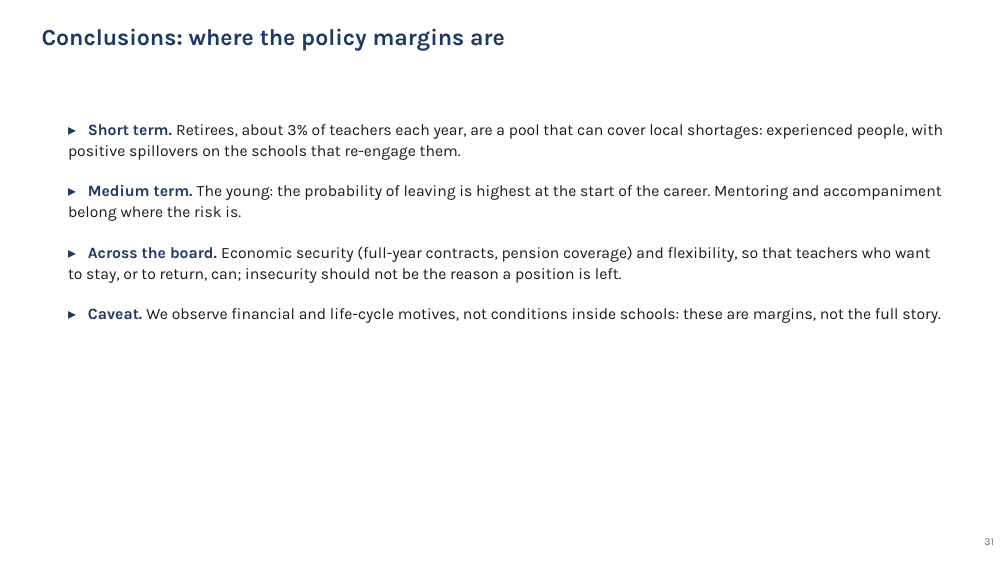
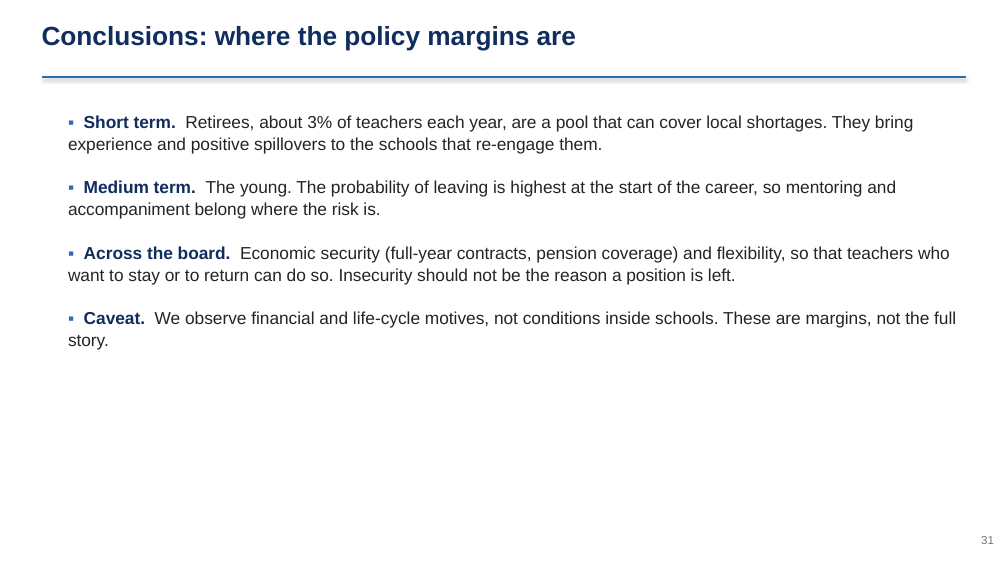
Before and after one commit to jedr1-ship-it/Alternative-Pathways----Quant, a slide deck: slide 31 of report/data_cluster/Proyect_US_cluster.pptx. Drawn at 1008x567 pixels with LibreOffice and Linux fonts; fonts in the diff are those of the drawing. Boxes give left, top, right and bottom in pixels: in the first picture for what was removed or moved away, otherwise in the second. Text is boxed around its words. In the diff, an @@ line names an element or a change of style, - is before the commit and + after.

```diff
--- a/report/data_cluster/Proyect_US_cluster.pptx
+++ b/report/data_cluster/Proyect_US_cluster.pptx
@@ text "Conclusions: where the policy margins ..." at (x1=42, y1=26, x2=576, y2=51): size 22 to 25 pt, font Karla to Arial, text colour #1F3864 to #102D5E @@
@@ line added from (42, 77) to (966, 77), #2D6CB5 2.2 pt @@
@@ text at (x1=68, y1=115, x2=956, y2=350): text changed; size 15 to 16.5 pt; font Karla to Arial; text colour #1A1A1A to #212529 @@
-▸ Short term. Retirees, about 3% of teachers each year, are a pool that can cover local shortages: experienced people, with positive spillovers on the schools that re-engage them.
-▸ Medium term. The young: the probability of leaving is highest at the start of the career. Mentoring and accompaniment belong where the risk is.
-▸ Across the board. Economic security (full-year contracts, pension coverage) and flexibility, so that teachers who want to stay, or to return, can; insecurity should not be the reason a position is left.
-▸ Caveat. We observe financial and life-cycle motives, not conditions inside schools: these are margins, not the full story.
+▪ Short term. Retirees, about 3% of teachers each year, are a pool that can cover local shortages. They bring experience and positive spillovers to the schools that re-engage them.
+▪ Medium term. The young. The probability of leaving is highest at the start of the career, so mentoring and accompaniment belong where the risk is.
+▪ Across the board. Economic security (full-year contracts, pension coverage) and flexibility, so that teachers who want to stay or to return can do so. Insecurity should not be the reason a position is left.
+▪ Caveat. We observe financial and life-cycle motives, not conditions inside schools. These are margins, not the full story.
@@ text "31" at (x1=981, y1=536, x2=994, y2=544): size 10 to 11 pt, font Karla to Arial @@
```
Also in this commit, not shown: 45 other slides changed, 2 slides added, 1 slide removed, 18 other files.
